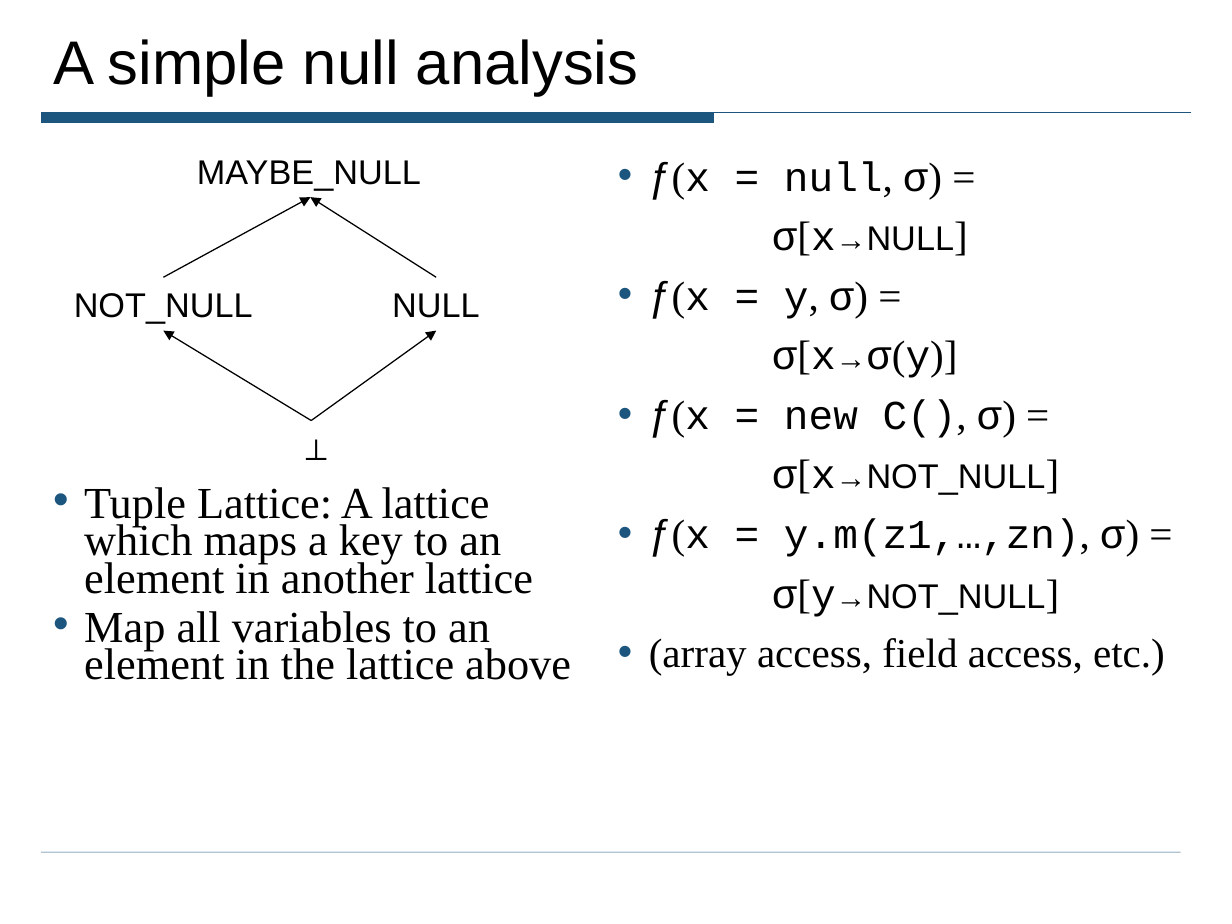
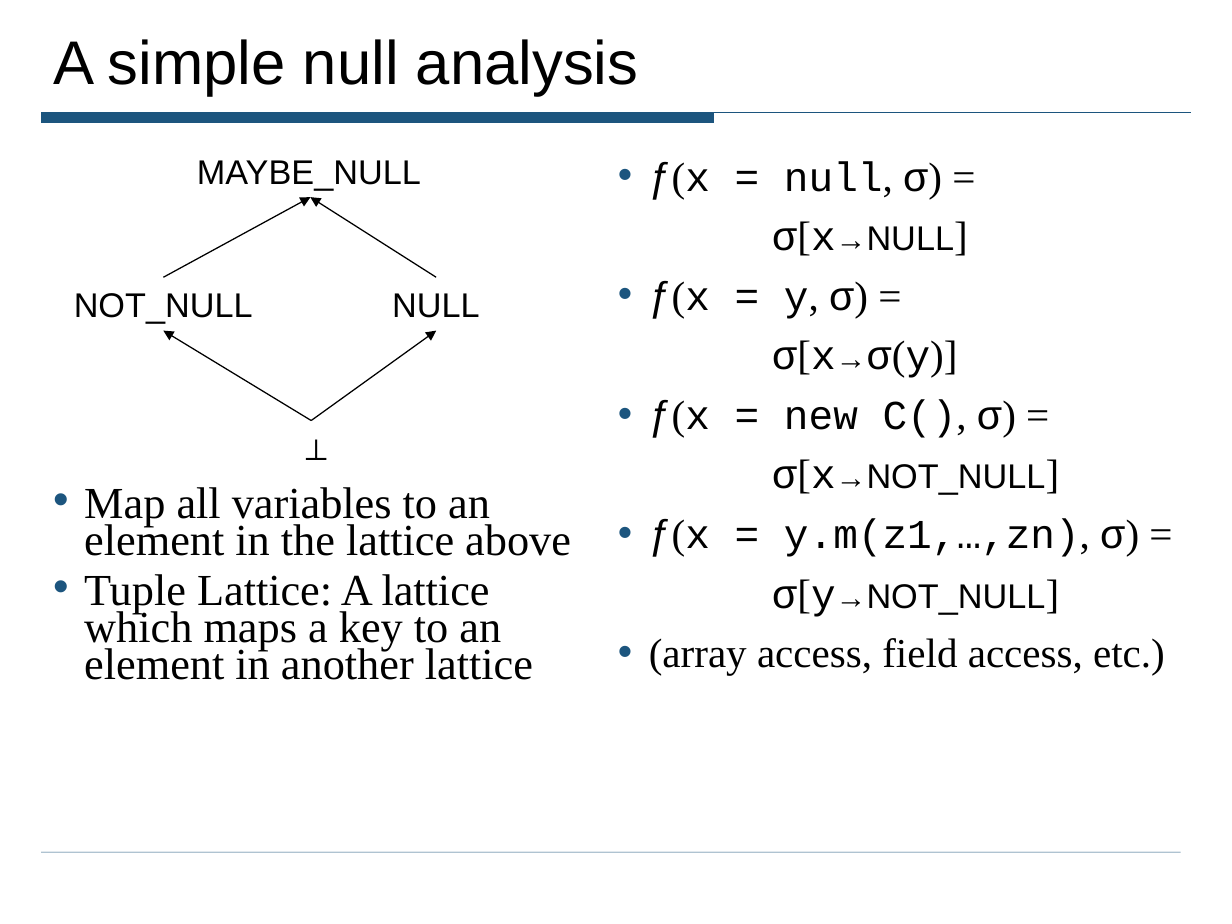
Before and after one commit to ciera/crystalsaf, a slide deck: slide 19 of TutorialExamples/CrystalTutorial.ppt. Drawn at 1232x924 pixels with LibreOffice and Linux fonts; fonts in the diff are those of the drawing. Boxes give left, top, right and bottom in pixels: in the first picture for what was removed or moved away, otherwise in the second. Text is boxed around its words. In the diff, an @@ line names an element or a change of style, - is before the commit and + after.

```diff
--- a/TutorialExamples/CrystalTutorial.ppt
+++ b/TutorialExamples/CrystalTutorial.ppt
@@ text at box(84, 487, 571, 556): paragraph added @@
+• Map all variables to an element in the lattice above
@@ text at box(84, 611, 571, 680): paragraph removed @@
-• Map all variables to an element in the lattice above
```
Also in this commit, not shown: 7 other slides changed.
